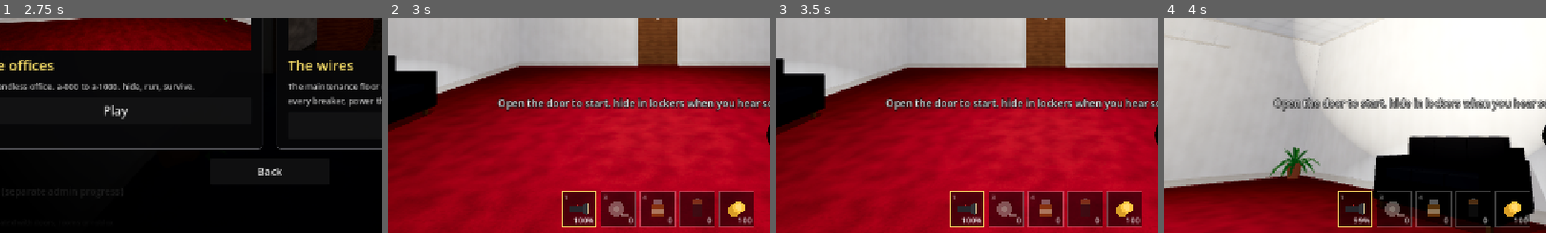
Above: before the commit, frames 1-4 (left to right).
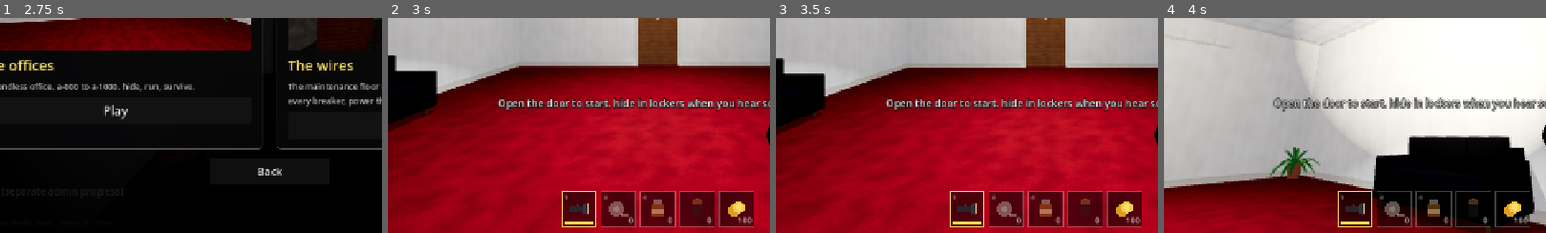
Above: after the commit, the same moments.

Repository: jhu7600codes/dir-projects
Game: Godot game, scene res://scenes/main_menu.tscn
Same seed, same stepped clock (60 frames per second), same inputs: the game is played once before the commit and once after it.
Inputs (mouse positions are % of the whole screen's width and height, from its top left):
- Up to frame 1 (2.75 s): click "Play" at 0.5 s; click "› Play" at 1.25 s; click "Play" at 2 s
- Up to frame 2 (3 s): click "Play" at 2.75 s
- Up to frame 3 (3.5 s): no input
- Up to frame 4 (4 s): tap Enter at 3.5 s; move the mouse to (55, 50) at 3.52 s; hold W (move_forward) from 3.53 s (still down); hold C (crouch) from 3.53 s (still down); click (55, 50) at 3.67 s; tap Space (jump) at 3.77 s
The pictures show only the part of the screen within x 15-65%, y 50-100%; the shares and areas given below are measured in that part.

Frame 1 is identical in both runs. In frame 2, 0.2% of the frame differs, in the area x 46-54%, y 92-96%; in frame 3, 0.2%; in frame 4, 0.2%.

Commit message:
Charge bars, slower shakelight, a-70 and a-25 models, darker a-120 blackout
Flashlight and shakelight squares show a charge bar instead of a number. The
shakelight lasts two minutes. A-70 is a running locker with teeth, A-25 a
spinning portal. A-120's dark room drops the ambient light and turns off the
ceiling panels, and A-200's lockers slowly creak open.

Co-Authored-By: Claude Opus 5.5 <noreply@anthropic.com>
Claude-Session: https://claude.ai/code/session_0199qGiBZCTPzV4D1wckxNrd

Diff:
--- a/rooms/scripts/entities/a120.gd
+++ b/rooms/scripts/entities/a120.gd
@@ -36,7 +36,9 @@
 		_dark_room.drop_bulbs(randi_range(2, 3))
 		after(1.6, func():
 			if is_instance_valid(_dark_room):
-				_dark_room.set_lights_out(true))
+				_dark_room.set_lights_out(true)
+				if player and player.get_parent().has_method("set_blackout"):
+					player.get_parent().set_blackout(true))
 	setup_look("a120_face", Color(0.85, 0.85, 1.0), 2.4)
 	set_visible_body(false)
 	after(_head_start(), func():
@@ -101,3 +103,5 @@
 func _exit_tree() -> void:
 	if is_instance_valid(_dark_room):
 		_dark_room.set_lights_out(false)
+		if player and is_instance_valid(player) and player.get_parent().has_method("set_blackout"):
+			player.get_parent().set_blackout(false)
--- a/rooms/scripts/entities/a200.gd
+++ b/rooms/scripts/entities/a200.gd
@@ -41,8 +41,8 @@
 	make_3d_audio("a200_spawn", 30.0, 200.0).play()
 	# the lockers around you start opening by themselves, slowly, one after another.
 	# never the one you're in
-	for i in 5:
-		after(0.3 + i * 0.95, _knock_locker)
+	for i in 4:
+		after(0.2 + i * 1.2, _knock_locker)
 	after(5.0, func():
 		set_visible_body(true)
 		_set_mode(false)
@@ -50,15 +50,19 @@
 
 
 func _knock_locker() -> void:
+	# lockers in the room you're in first, the ones around it if there aren't any
 	var near := []
-	for r in generator.rooms:
+	var here: RoomBase = generator.room(Game.door)
+	for r in ([here] if here else []) + generator.rooms:
 		if not is_instance_valid(r):
 			continue
 		for lk in r.lockers:
 			if is_instance_valid(lk) and not lk.occupied and not lk.broken and lk.global_position.distance_to(player.global_position) < 25.0:
 				near.append(lk)
+		if not near.is_empty():
+			break
 	if not near.is_empty():
-		near[randi() % near.size()].play_door()
+		near[randi() % near.size()].creak_open()
 
 
 func _set_mode(p: bool) -> void:
--- a/rooms/scripts/entities/a25.gd
+++ b/rooms/scripts/entities/a25.gd
@@ -30,6 +30,8 @@
 	var p: Vector3 = pts[clampi(pts.size() / 2, 0, pts.size() - 1)]
 	global_position = p + Vector3(randf_range(-1.0, 1.0), -0.2, randf_range(-1.0, 1.0))
 	sprite = make_sprite("a25_face", 2.0)
+	sprite.texture = _swirl()
+	sprite.material_override.albedo_texture = sprite.texture
 	var l := OmniLight3D.new()
 	l.light_color = Color(0.55, 0.3, 1.0)
 	l.light_energy = 2.5
@@ -73,3 +75,29 @@
 	var cam: Camera3D = player.camera
 	var to := global_position - cam.global_position
 	return (-cam.global_transform.basis.z).dot(to.normalized()) > 0.7 and sees_player()
+
+
+## a spinning purple and black spiral with a bright rim, made once
+static var _swirl_tex: Texture2D = null
+
+
+static func _swirl() -> Texture2D:
+	if _swirl_tex:
+		return _swirl_tex
+	var n := 128
+	var img := Image.create(n, n, false, Image.FORMAT_RGBA8)
+	for y in n:
+		for x in n:
+			var d := Vector2(x - n / 2.0, y - n / 2.0) / (n / 2.0)
+			var r := d.length()
+			if r > 1.0:
+				img.set_pixel(x, y, Color(0, 0, 0, 0))
+				continue
+			var a := atan2(d.y, d.x)
+			var arm := 0.5 + 0.5 * sin(a * 3.0 + r * 14.0)
+			var col := Color(0.04, 0.0, 0.08).lerp(Color(0.6, 0.25, 1.0), arm * r)
+			if r > 0.86:
+				col = col.lerp(Color(0.85, 0.7, 1.0), (r - 0.86) / 0.14)
+			img.set_pixel(x, y, Color(col.r, col.g, col.b, clampf((1.0 - r) * 8.0, 0.0, 1.0)))
+	_swirl_tex = ImageTexture.create_from_image(img)
+	return _swirl_tex
--- a/rooms/scripts/entities/a70.gd
+++ b/rooms/scripts/entities/a70.gd
@@ -13,14 +13,15 @@
 var _room_n := 0
 var _hit_cd := 0.0
 var _t := 0.0
-var sprite: Sprite3D
+var _body: Node3D
+var _door: Node3D
 
 
 func begin() -> void:
 	id = "a70"
 	_room_n = Game.door
-	global_position = start + Vector3(0, 1.1, 0)
-	sprite = make_sprite("a70_face", 1.8)
+	global_position = start
+	_build_body()
 	var l := OmniLight3D.new()
 	l.light_color = Color(0.6, 0.6, 0.65)
 	l.light_energy = 1.5
@@ -37,15 +38,51 @@
 	if _t > LIFE or Game.door >= _room_n + 2:
 		finish()
 		return
-	var target: Vector3 = player.global_position + Vector3(0, 1.1, 0)
+	var target: Vector3 = player.global_position
 	var to := target - global_position
 	to.y = 0.0
 	if to.length() > 0.05:
 		global_position += to.normalized() * minf(SPEED * delta, to.length())
-	sprite.offset = Vector2(randf_range(-3, 3), randf_range(-3, 3))
+		look_at(global_position - to.normalized(), Vector3.UP)
+	# it hops along, the door flapping like a jaw
+	_body.position.y = absf(sin(_t * 9.0)) * 0.25
+	_body.rotation.z = sin(_t * 9.0) * 0.12
+	_door.rotation.y = -0.5 - absf(sin(_t * 7.0)) * 0.9
 	_hit_cd -= delta
-	if _hit_cd <= 0.0 and global_position.distance_to(target) < 1.0:
+	if _hit_cd <= 0.0 and Vector2(to.x, to.z).length() < 1.0:
 		_hit_cd = 1.2
 		hit_player = true
 		Game.death_details["a70"] = "caught"
 		player.take_damage(DAMAGE, "a70")
+
+
+## a locker, but the door is a mouth: dark inside, rows of teeth, two white eyes
+func _build_body() -> void:
+	_body = Node3D.new()
+	add_child(_body)
+	var grey := Mats.get_mat("locker")
+	_part(Vector3(0.9, 2.1, 0.62), Vector3(0, 1.05, -0.04), grey, _body)
+	_part(Vector3(0.8, 1.95, 0.02), Vector3(0, 1.05, 0.275), Mats.get_mat("dark"), _body)
+	var tooth := Mats.get_mat("fridge_white")
+	for i in 6:
+		_part(Vector3(0.09, 0.16, 0.05), Vector3(-0.32 + i * 0.13, 1.95, 0.28), tooth, _body, PI / 4)
+		_part(Vector3(0.09, 0.16, 0.05), Vector3(-0.32 + i * 0.13, 0.15, 0.28), tooth, _body, PI / 4)
+	for x in [-0.18, 0.18]:
+		_part(Vector3(0.12, 0.07, 0.02), Vector3(x, 1.45, 0.29), Mats.get_mat("white_glow"), _body)
+	_door = Node3D.new()
+	_door.position = Vector3(-0.43, 0, 0.3)
+	_body.add_child(_door)
+	_part(Vector3(0.86, 2.0, 0.04), Vector3(0.43, 1.05, 0), grey, _door)
+	for i in 5:
+		_part(Vector3(0.5, 0.025, 0.02), Vector3(0.43, 1.55 + i * 0.06, 0.025), Mats.get_mat("dark"), _door)
+
+
+func _part(size: Vector3, pos: Vector3, mat: Material, parent: Node3D, rz := 0.0) -> void:
+	var mi := MeshInstance3D.new()
+	var bm := BoxMesh.new()
+	bm.size = size
+	mi.mesh = bm
+	mi.material_override = mat
+	mi.position = pos
+	mi.rotation.z = rz
+	parent.add_child(mi)
--- a/rooms/scripts/game_world.gd
+++ b/rooms/scripts/game_world.gd
@@ -183,6 +183,20 @@
 	add_child(sun)
 
 
+## a-120 turned the lights off: almost no ambient light, the ceiling panels stop glowing
+func set_blackout(on: bool) -> void:
+	var panel := Mats.get_mat("light_panel")
+	if on:
+		env.ambient_light_energy = 0.02
+		env.fog_light_energy = 0.05
+		panel.emission_energy_multiplier = 0.0
+		panel.albedo_color = Color(0.25, 0.25, 0.25)
+	else:
+		panel.emission_energy_multiplier = 2.0
+		panel.albedo_color = Color(1, 1, 0.96)
+		_apply_darkness(Game.door)
+
+
 ## normal until a-30, foggy after, dark from a-150 (but you can still see the next room)
 func _apply_darkness(n: int) -> void:
 	if Game.floor == "city":
@@ -284,6 +298,9 @@
 
 
 func _exit_tree() -> void:
+	# the panel material is shared: don't carry an a-120 blackout into the next run
+	Mats.get_mat("light_panel").emission_energy_multiplier = 2.0
+	Mats.get_mat("light_panel").albedo_color = Color(1, 1, 0.96)
 	Game.player = null
 	Game.generator = null
 	Game.entities = null
--- a/rooms/scripts/player/player_lights.gd
+++ b/rooms/scripts/player/player_lights.gd
@@ -5,7 +5,7 @@
 ## lives on the player's camera.
 
 const FLASH_DRAIN := 100.0 / 240.0   # a full battery lasts 4 minutes
-const SHAKE_DRAIN := 100.0 / 35.0
+const SHAKE_DRAIN := 100.0 / 120.0  # a full shake lasts 2 minutes
 const SHAKE_PER_PRESS := 9.0
 
 var inventory: Inventory
--- a/rooms/scripts/ui/item_slots.gd
+++ b/rooms/scripts/ui/item_slots.gd
@@ -56,6 +56,15 @@
 		draw_rect(r, Color(0, 0, 0, 0.55))
 		draw_rect(r, Color(1.0, 0.85, 0.4) if sel else Color(1, 1, 1, 0.25), false, 3.0 if sel else 1.5)
 		_icon(it, r.get_center())
+		# the lights get a charge bar along the bottom of the square instead of a number
+		if it in ["flashlight", "shakelight"]:
+			var f: float = (player.inventory.battery if it == "flashlight" else player.inventory.shake_charge) / 100.0
+			var bar := Rect2(r.position.x + 5, r.end.y - 9, SLOT - 10, 5)
+			draw_rect(bar, Color(0, 0, 0, 0.7))
+			var col := Color(1.0, 0.85, 0.35) if it == "flashlight" else Color(0.45, 1.0, 0.5)
+			if f < 0.2:
+				col = Color(1.0, 0.3, 0.25)
+			draw_rect(Rect2(bar.position, Vector2(bar.size.x * clampf(f, 0.0, 1.0), bar.size.y)), col)
 		var corner := _corner(it)
 		if corner != "":
 			draw_string(font, Vector2(r.position.x + 4, r.end.y - 5), corner, HORIZONTAL_ALIGNMENT_RIGHT, SLOT - 8, 13, Color(1, 1, 1, 0.9))
@@ -68,8 +77,6 @@
 func _corner(it: String) -> String:
 	var inv := player.inventory
 	match it:
-		"flashlight": return "%d%%" % int(inv.battery)
-		"shakelight": return "%d%%" % int(inv.shake_charge)
 		"bandage": return str(inv.bandages)
 		"vitamins": return str(inv.vitamins)
 		"battery": return str(inv.batteries)
--- a/rooms/scripts/world/locker.gd
+++ b/rooms/scripts/world/locker.gd
@@ -134,6 +134,19 @@
 
 func outside_transform() -> Transform3D:
 	return global_transform * Transform3D(Basis(Vector3.UP, PI), Vector3(0, 0.02, 1.0))
+
+
+## a-200's warning: the door slowly swings open by itself, hangs there, then shuts
+func creak_open() -> void:
+	if occupied or broken or _door == null:
+		return
+	_audio.stream = Assets.sound("locker")
+	_audio.pitch_scale = 0.55
+	_audio.play()
+	var tw := create_tween()
+	tw.tween_property(_door, "rotation:y", -1.3, 0.8).set_trans(Tween.TRANS_SINE)
+	tw.tween_interval(0.6)
+	tw.tween_property(_door, "rotation:y", 0.0, 0.5).set_trans(Tween.TRANS_SINE)
 
 
 func play_door() -> void:
Not shown, changed: rooms/export_presets.cfg
Not shown, changed: rooms/README.md
